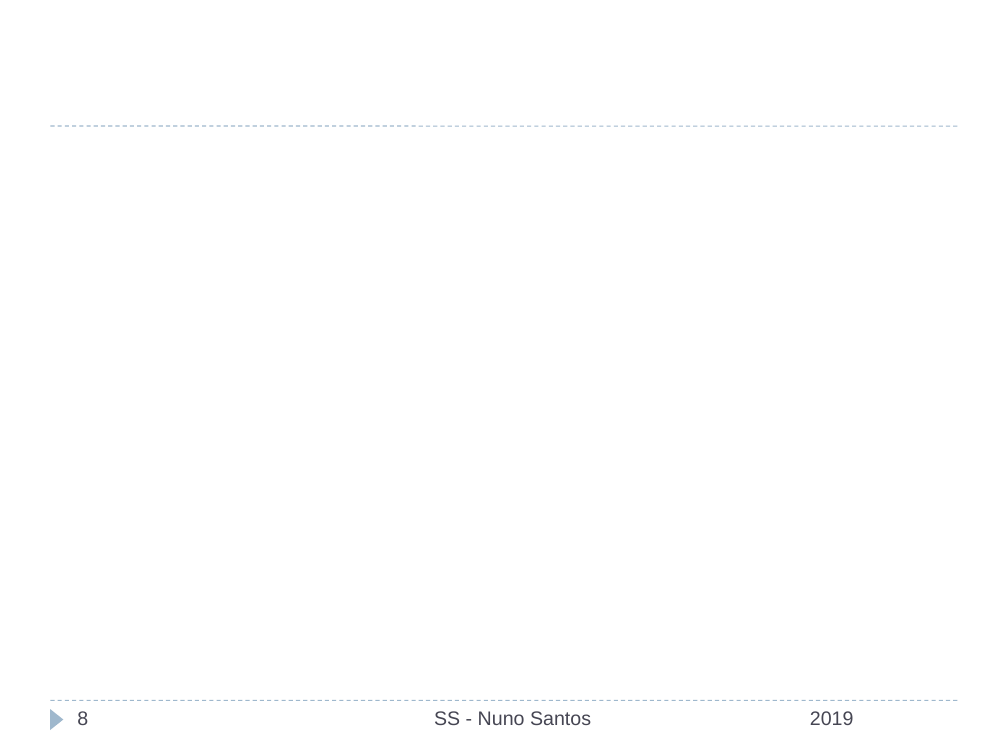
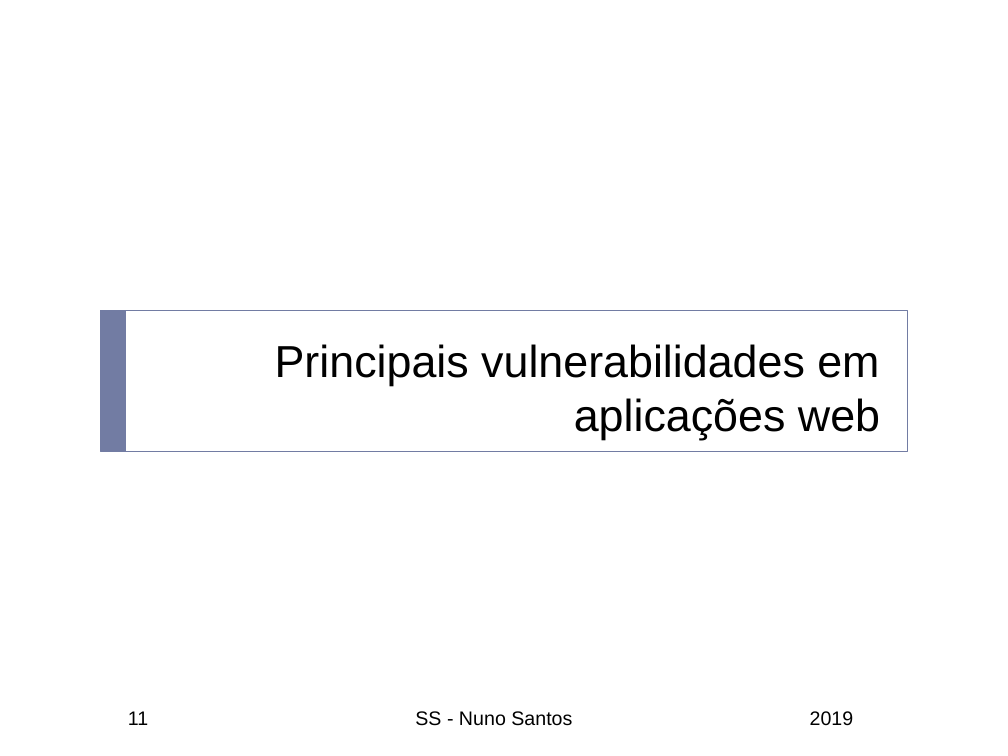
Before and after one commit to nuno-santos/acite2019, a slide deck: slide 11 of teoricas/acite2019-05-web_bd.pptx (slide 8 before the commit). Drawn at 1008x756 pixels with LibreOffice and Linux fonts; fonts in the diff are those of the drawing; background and template pictures are left out. Boxes give left, top, right and bottom in pixels: in the first picture for what was removed or moved away, otherwise in the second. Text is boxed around its words. In the diff, an @@ line names an element or a change of style, - is before the commit and + after.

```diff
--- a/teoricas/acite2019-05-web_bd.pptx
+++ b/teoricas/acite2019-05-web_bd.pptx
@@ line removed from (50, 126) to (958, 126) @@
@@ rectangle added at (x1=101, y1=310, x2=907, y2=452), outline #727CA3 0.5 pt @@
@@ rectangle added at (x1=101, y1=310, x2=126, y2=452), fill #727CA3 @@
@@ title added at (x1=275, y1=344, x2=880, y2=440), 32 pt, text #000000 @@
+Principais vulnerabilidades em aplicações web
@@ line removed from (50, 701) to (958, 701) @@
@@ triangle removed at (x1=50, y1=709, x2=64, y2=730) @@
@@ page number removed at (x1=77, y1=711, x2=88, y2=725) @@
-8
@@ page number added at (x1=128, y1=711, x2=148, y2=725), 14 pt, text #000000 @@
+11
@@ text "SS - Nuno Santos" at (x1=415, y1=711, x2=572, y2=726): text colour #464653 to #000000 @@
@@ text "SS - Nuno Santos" moved from (x1=434, y1=711, x2=591, y2=725) to (x1=415, y1=711, x2=572, y2=726) @@
@@ text "2019" at (x1=810, y1=711, x2=854, y2=726): text colour #464653 to #000000 @@
```
Also in this commit, not shown: 7 other slides changed, 14 slides added, 3 slides removed.
